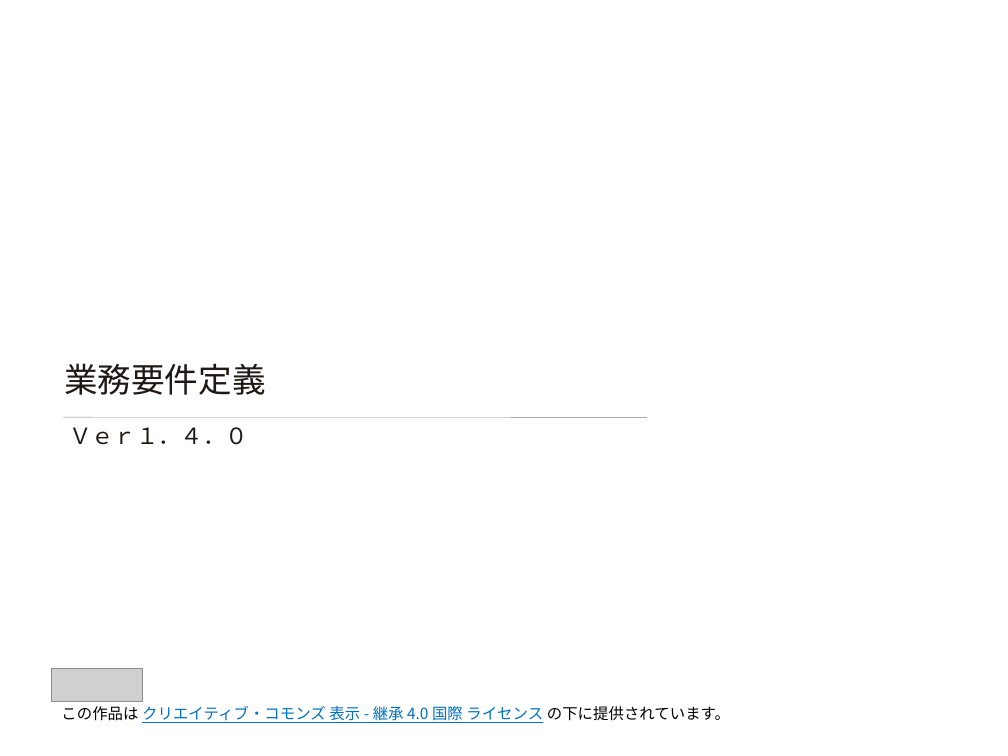
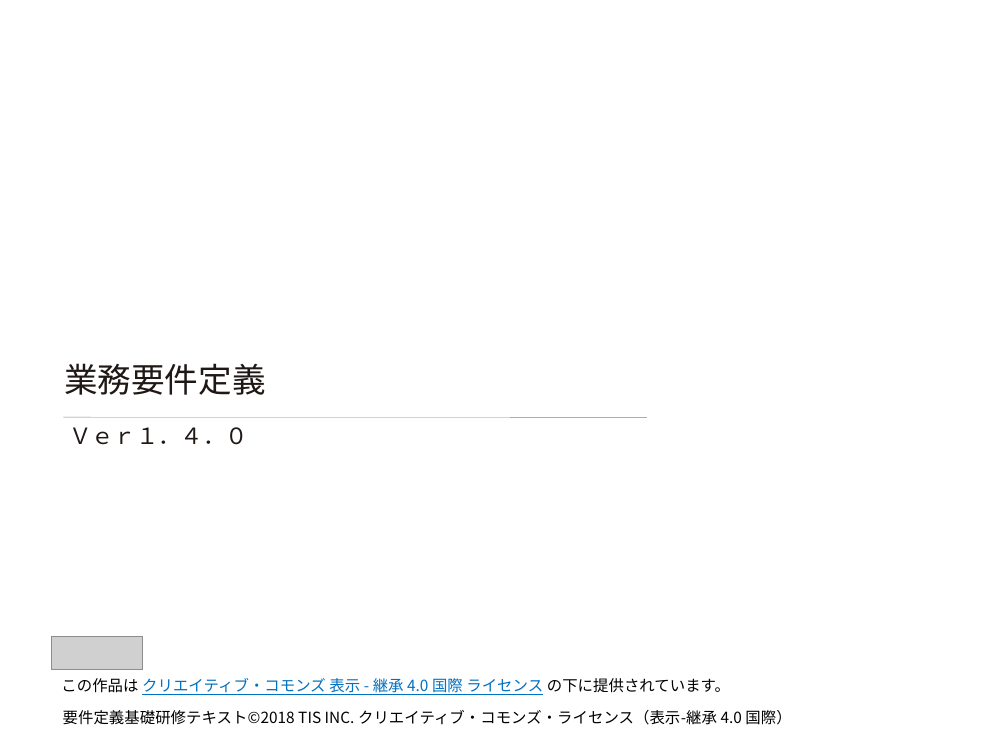
Before and after one commit to Fintan-contents/requirement-definition-basic-training-materials, a slide deck: slide 1 of original/03.業務要件定義/03.要件定義研修テキスト_業務要件定義.pptx. Drawn at 1008x756 pixels with LibreOffice and Linux fonts; fonts in the diff are those of the drawing; grey boxes stand for pictures; background and template pictures are left out. Boxes give left, top, right and bottom in pixels: in the first picture for what was removed or moved away, otherwise in the second. Text is boxed around its words. In the diff, an @@ line names an element or a change of style, - is before the commit and + after.

```diff
--- a/original/03.業務要件定義/03.要件定義研修テキスト_業務要件定義.pptx
+++ b/original/03.業務要件定義/03.要件定義研修テキスト_業務要件定義.pptx
@@ picture: place and size @@
-picture at [51,669,142,702]
+picture at [51,637,142,669]
@@ text "この作品は クリエイティブ・コモンズ 表示 - 継承 ...": place and size @@
-text "この作品は クリエイティブ・コモンズ 表示 - 継承 ..." at [61,706,730,723]
+text "この作品は クリエイティブ・コモンズ 表示 - 継承 ..." at [61,678,730,695]
@@ text added at [63,710,791,725], 11 pt, text #000000 @@
+要件定義基礎研修テキスト©2018 TIS INC. クリエイティブ・コモンズ・ライセンス（表示-継承 4.0 国際）
```
Also in this commit, not shown: 10 other files.
